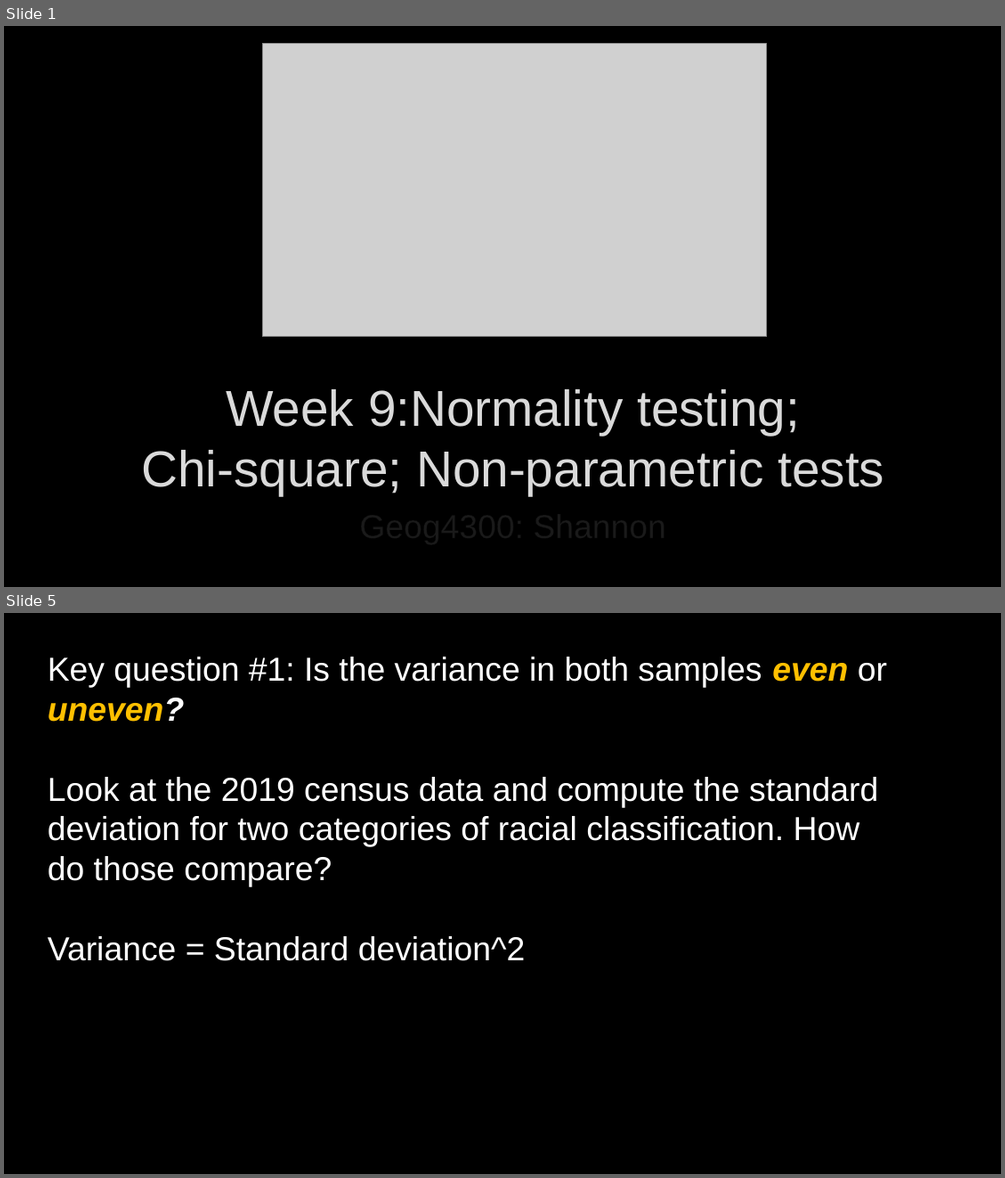
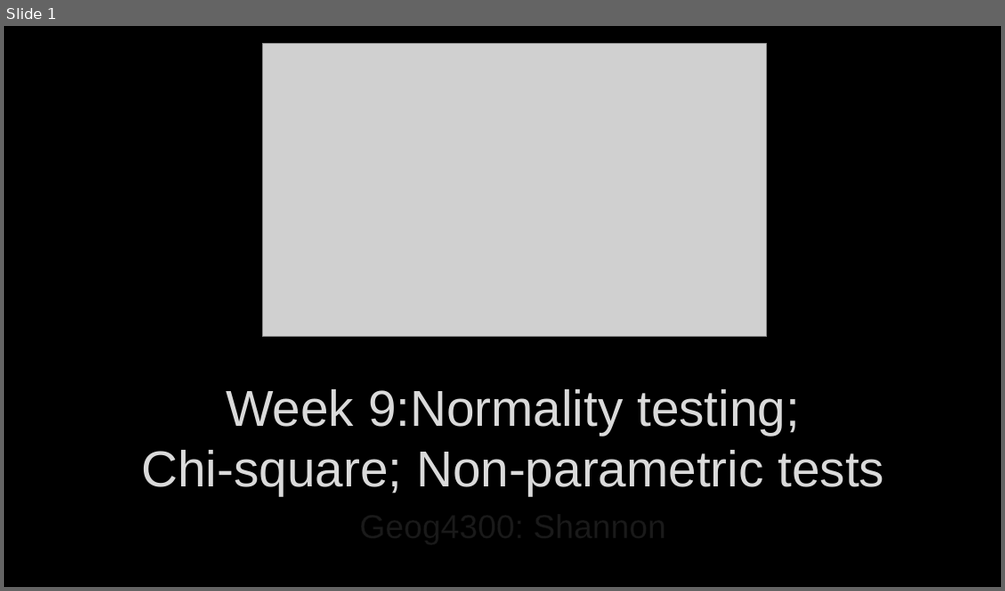
Before and after one commit to jshannon75/geog4300, a slide deck: in_class_slides/geog4300_W09-1 Chi square normality non-parametric.pptx. Shown one above the other, each under a label of ours: slides 1 and 5 before the commit, slide 1 after it; the slides between them are not shown. The pictures are 1005x1178 and 1005x591 pixels, drawn with LibreOffice and Linux fonts; fonts in the diff are those of the drawing; grey boxes stand for pictures; background and template pictures are left out. Boxes give left, top, right and bottom in pixels: in the first picture for what was removed or moved away, otherwise in the second. Text is boxed around its words. In the diff, an @@ line names an element or a change of style, - is before the commit and + after.

```diff
--- a/in_class_slides/geog4300_W09-1 Chi square normality non-parametric.pptx
+++ b/in_class_slides/geog4300_W09-1 Chi square normality non-parametric.pptx
@@ slide 5 removed at (x1=4, y1=613, x2=1001, y2=1174), background picture (left out) @@
@@ text removed at (x1=48, y1=657, x2=887, y2=961) @@
-Key question #1: Is the variance in both samples even or uneven?
-Look at the 2019 census data and compute the standard deviation for two categories of racial classification. How do those compare?
-Variance = Standard deviation^2
```
Also in this commit, not shown: 6 other slides removed, 2 other files.
